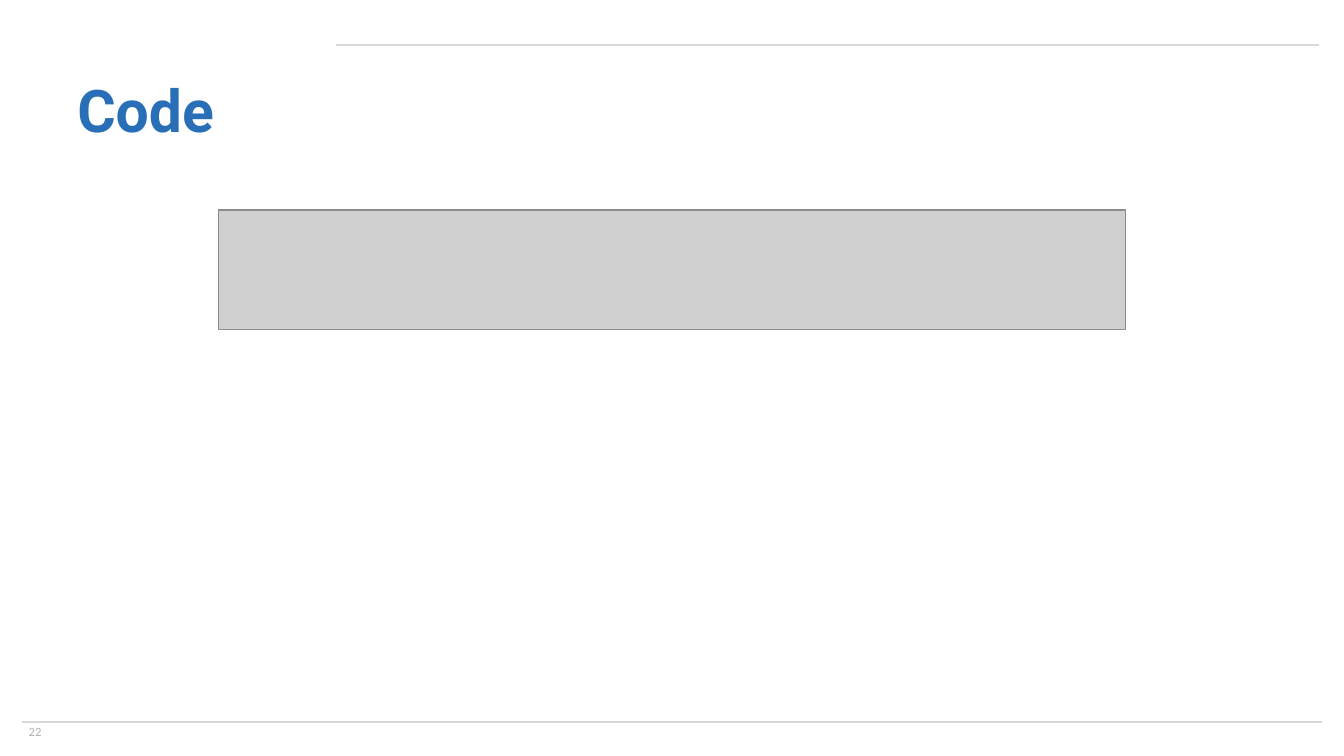
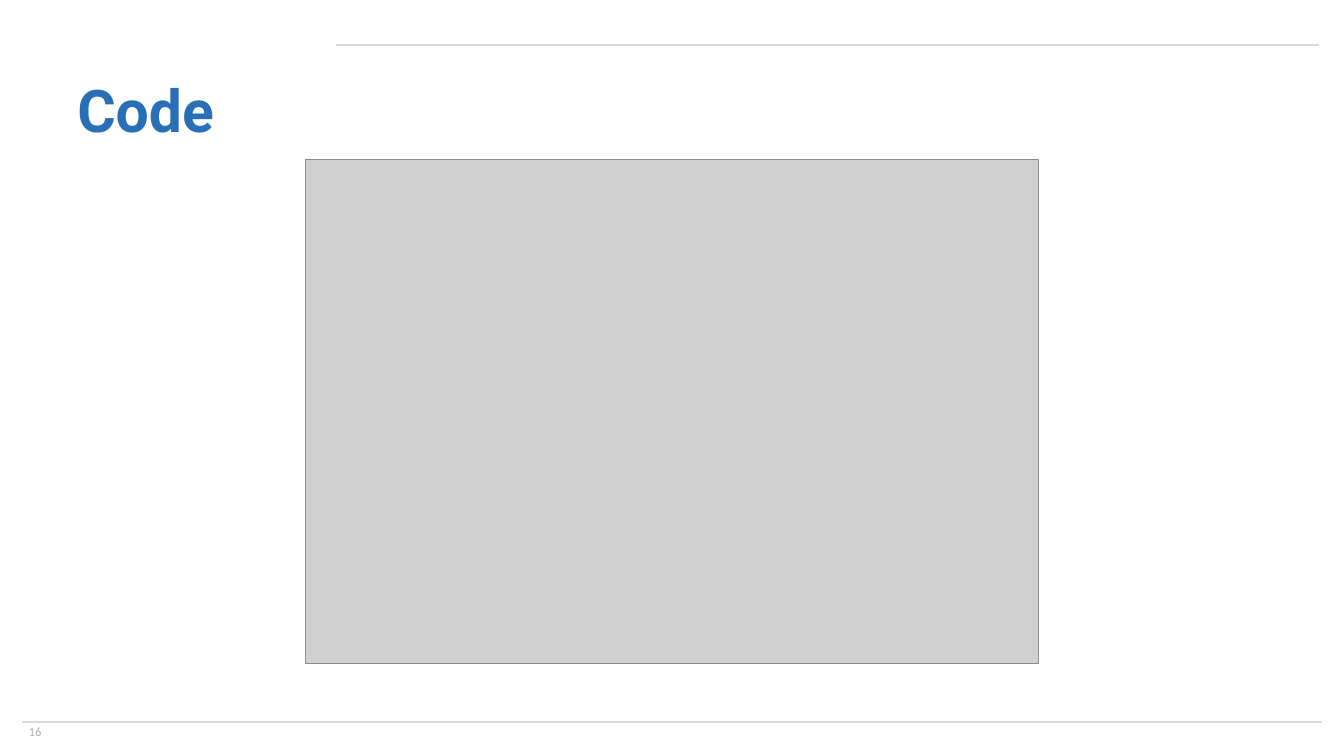
Before and after one commit to jeff-goldsmith/ENAR2021, a slide deck: slide 16 of SlidesPPT/ShortCourse_FoSR.pptx (slide 22 before the commit). Drawn at 1344x756 pixels with LibreOffice and Linux fonts; fonts in the diff are those of the drawing; grey boxes stand for pictures; background and template pictures are left out. Boxes give left, top, right and bottom in pixels: in the first picture for what was removed or moved away, otherwise in the second. Text is boxed around its words. In the diff, an @@ line names an element or a change of style, - is before the commit and + after.

```diff
--- a/SlidesPPT/ShortCourse_FoSR.pptx
+++ b/SlidesPPT/ShortCourse_FoSR.pptx
@@ picture added at (x1=306, y1=159, x2=1038, y2=663) @@
@@ picture removed at (x1=219, y1=210, x2=1126, y2=329) @@
@@ page number at (x1=29, y1=728, x2=42, y2=736): text changed @@
-22
+16
```
Also in this commit, not shown: 17 other slides changed, 8 other files.
